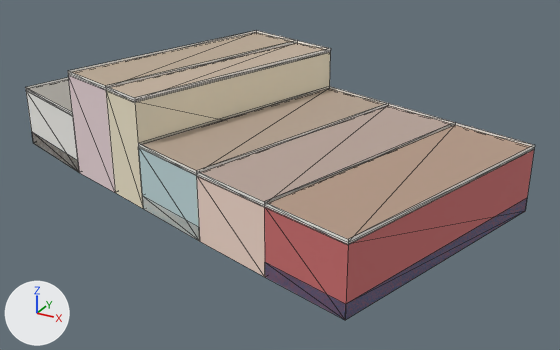
The glTF model game/models/hero/snmain_bars.glb, before and after one commit.
Before and after are seen from a camera (50 mm lens) standing at (21.9, -36.7, 18.8) and looking at (1.6, 0.2, 0.4). Lighting does not change. The marker at lower left points along +X, +Y and +Z. The first picture is the older version. Mesh edges are drawn as thin lines. Objects named as collision shapes, trigger or cutter boxes, shadow casters or lower levels of detail are left out. Vertices at exactly the same position are counted once.

The first picture shows 'snmain_bars_lod0'.
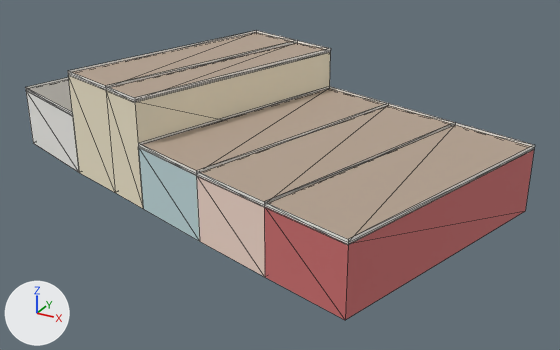
Where the change shows, as pixel boxes (x1, y1, x2, y2) in the pictures (560 x 350 px):
part 1 of me_snmain_bars_lod0, deleted
    before: (32, 132, 79, 172)
part 2 of me_snmain_bars_lod0, deleted
    before: (142, 196, 527, 320)
part 3 of me_snmain_bars_lod0, recoloured (white to pale yellow)
    both: (68, 76, 115, 192)
part 4 of me_snmain_bars_lod0, recoloured
    both: (112, 43, 323, 98)

Patch to the scene script:
```diff
--- a/game/models/hero/snmain_bars.glb.py
+++ b/game/models/hero/snmain_bars.glb.py
@@ me_snmain_bars_lod0 @@
 # used by ob_snmain_bars_lod0; location = (0.0, 0.0, 0.0)
 # verts and faces of me_snmain_bars_lod0; kept vertices keep their numbers, new ones are numbered from 170
 # before: 0 (-11.7, 11.2, 0.1), 3 (-5.2, 9.3, 0.1), 5 (-9.6, -4.6, 0.1) at pixel (79, 172), 7 (-15.7, -2.3, 0.1) at pixel (33, 143), 12 (-11.7, 11.2, 0.9)
 # before: 13 (-5.2, 9.3, 0.9), 14 (-9.6, -4.6, 0.9) at pixel (77, 160), 15 (-15.7, -2.3, 0.9) at pixel (31, 131)
-me_snmain_bars_lod0.from_pydata(...)  # 170 vertices, 168 faces; spans x -15.7..15.3, y -11.1..12.4, z 0.1..6.4
+me_snmain_bars_lod0.from_pydata(...)  # 158 vertices, 144 faces; spans x -15.7..15.3, y -11.1..12.4, z 0.1..6.4
+# me_snmain_bars_lod0 part 1
+delete_vertices([*range(12, 16)])  # with the faces that use them
+# me_snmain_bars_lod0 part 2
+# 8 vertices are removed from x -3.1..15.3, y -11.1..7.3, z 0.9
+# 16 faces are deleted
+# me_snmain_bars_lod0 part 3: 8 faces spanning x -9.6..-1.4, y -5.8..9.3, z 0.1..6.2 switch from mat_w_up_b (white #efdadd) to mat_w_up_a (pale yellow #f3eace)
+# me_snmain_bars_lod0 part 4: 2 faces spanning x -5.8..1.4, y -6.7..8.1, z 6.3 switch from mat_r_extra0 (beige #c4b19e) to mat_r_shirleys (beige #b5a290)
 me_snmain_bars_lod0.materials.append(mat_w_nanos)
 me_snmain_bars_lod0.materials.append(mat_r_nanos)
-me_snmain_bars_lod0.materials.append(mat_base0)  # brown #6f6159
 me_snmain_bars_lod0.materials.append(mat_trim)
-me_snmain_bars_lod0.materials.append(mat_d_nanos)  # brown #997659
 me_snmain_bars_lod0.materials.append(mat_glass)
 me_snmain_bars_lod0.materials.append(mat_sign)
-me_snmain_bars_lod0.materials.append(mat_r_extra1)  # beige #bcaa95
 me_snmain_bars_lod0.materials.append(mat_w_shirleys)
-me_snmain_bars_lod0.materials.append(mat_base3)  # white #efece5
-me_snmain_bars_lod0.materials.append(mat_d_shirleys)  # white #ededea
-me_snmain_bars_lod0.materials.append(mat_awning)  # white #f3f3f1
 me_snmain_bars_lod0.materials.append(mat_w_hoolo)
-me_snmain_bars_lod0.materials.append(mat_r_hoolo)  # beige #b8a499
-me_snmain_bars_lod0.materials.append(mat_d_hoolo)  # greyish blue #7c99a6
 me_snmain_bars_lod0.materials.append(mat_w_bongo)
-me_snmain_bars_lod0.materials.append(mat_r_bongo)  # beige #b59986
-me_snmain_bars_lod0.materials.append(mat_base5)  # blue #6176a2
-me_snmain_bars_lod0.materials.append(mat_d_bongo)  # dark grey #595959
```
